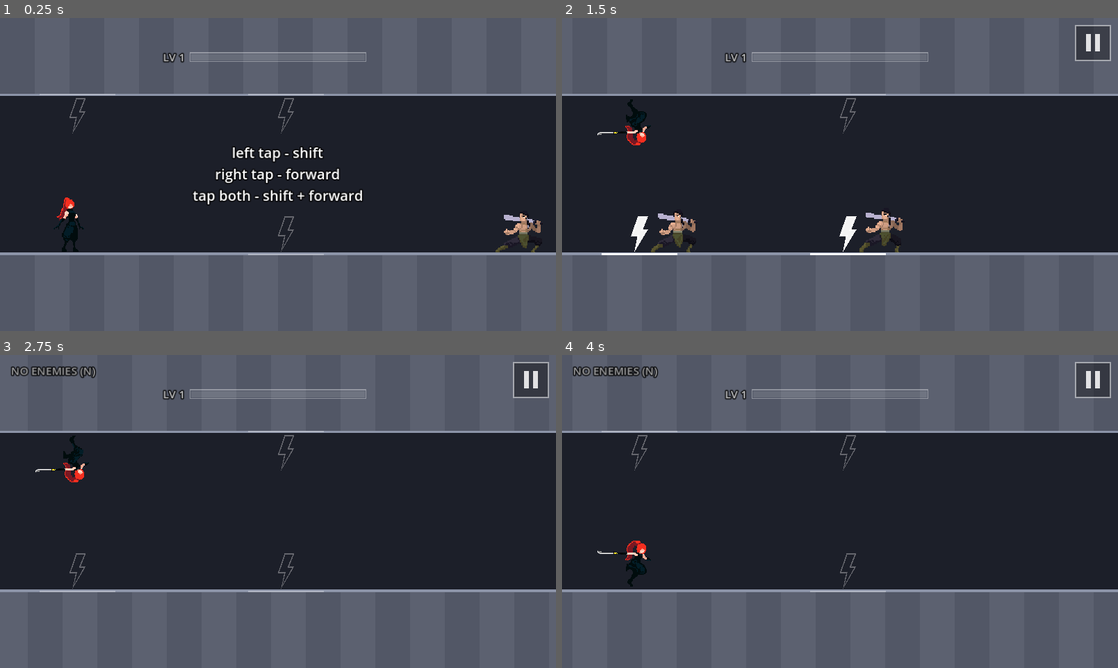
Above: before the commit, frames 1-4 (two rows, left to right).
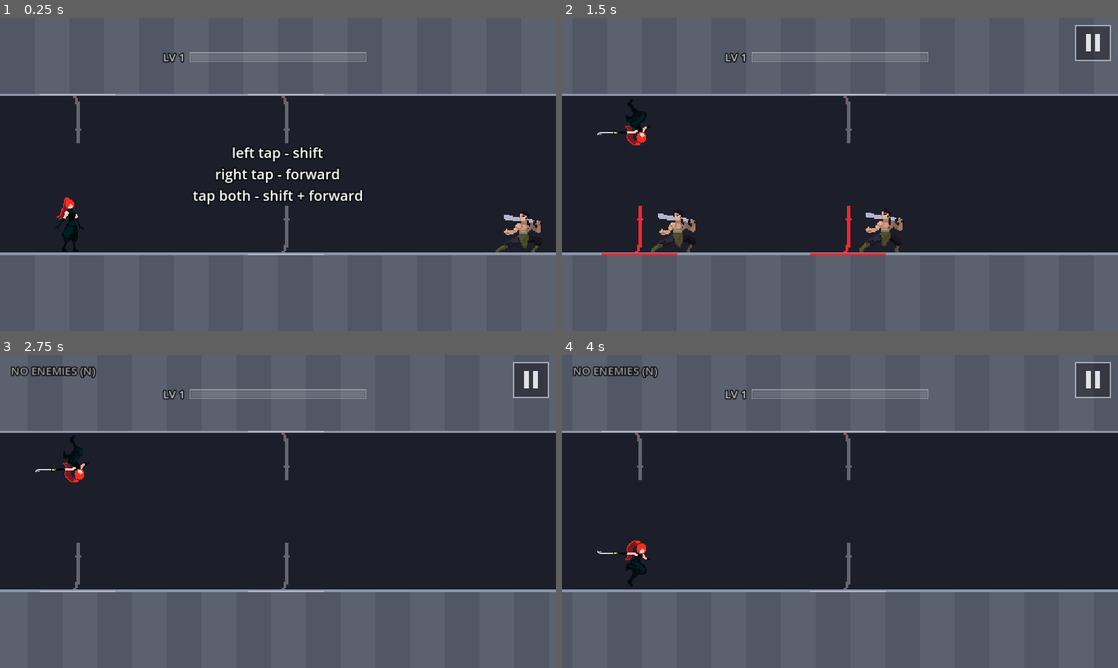
Above: after the commit, the same moments.

Repository: fredsbreads/game-off
Game: Godot game, scene res://scenes/main.tscn
Two runs of this game, one before a commit and one after it. Both use one fixed random seed, a clock stepped at 60 frames per second and the inputs below.
Inputs (mouse positions are in pixels of both pictures, inside the frame that each line leads up to):
- Up to frame 1 (0.25 s): no input
- Up to frame 2 (1.5 s): tap Enter at 0.5 s; move the mouse to (962, 158) at 0.52 s; hold K (tp_forward) 0.53-1.28 s; hold J (tp_vertical) 0.53-1.28 s; click (962, 158) at 0.67 s; move the mouse to (728, 190) at 1.27 s; tap Shift at 1.35 s
- Up to frame 3 (2.75 s): move the mouse to (333, 442) at 2.02 s; hold K (tp_forward) from 2.03 s (still down); tap N at 2.1 s
- Up to frame 4 (4 s): move the mouse to (812, 574) at 2.77 s; tap J (tp_vertical) at 2.85 s; click (812, 574) at 2.92 s; move the mouse to (1006, 558) at 3.52 s; release K (tp_forward) at 3.53 s; hold Shift from 3.53 s (still down)

The runs differ from the first frame. In frame 1, 0.4% of the frame differs, in the area x 12-53%, y 24-75%; in frame 2, 0.7%, in the area x 7-59%, y 24-76%; in frame 3, 0.4%; in frame 4, 0.4%.

Commit message:
Katana markers: plain, red when they'd slash, red drains during the freeze
Replaces the lightning bolts with katana silhouettes standing on their tip
where she'd throw the sword.

Diff:
--- a/scripts/main.gd
+++ b/scripts/main.gd
@@ -423,7 +423,8 @@
 	freeze_effect.set_state(1.0 if flashing else 0.0, 1.0 if chain_pause and not flashing else 0.0)
 	fx.frozen = paused and _pause_elapsed >= FX_FREEZE_AFTER
 	blood_fx.frozen = fx.frozen
-	player.markers_lit = chain_pause
+	# Lit markers drain during the "your move" freeze as the time runs out.
+	player.marker_fill = clampf(_hitstop / KILL_PAUSE, 0.0, 1.0) if chain_pause else 1.0
 	player.target_forward = _would_slash(Rules.Move.FORWARD)
 	player.target_vertical = _would_slash(Rules.Move.VERTICAL)
 	player.target_diagonal = _would_slash(Rules.Move.DIAGONAL)
--- a/scripts/player.gd
+++ b/scripts/player.gd
@@ -5,10 +5,10 @@
 ## the kunoichi sprite, the three landing markers (forward, across,
 ## diagonal) and, while SHOW_HITBOX is on, her hitbox.
 ##
-## Each marker is a lightning bolt at that teleport's landing spot, with a
-## line under it as wide as its kill zone. Hollow and dull by default; solid
-## ("lit") when that teleport would slash an enemy right now. In the "your
-## move" freeze the lit ones pulse.
+## Each marker is a katana silhouette at that teleport's landing spot, with a
+## line under it as wide as its kill zone. Plain by default; red ("lit") when
+## that teleport would slash an enemy right now. In the "your move" freeze
+## the red drains as the time to act runs out.
 
 # Show the hitbox outline over the sprite (for tuning; turn off for release).
 const SHOW_HITBOX := false
@@ -99,15 +99,17 @@
 	"attack": [ATTACK_SHEET, 0, ATTACK_COUNT, 0.0, false, ATTACK_FEET, ATTACK_FRAME],
 }
 
-const MARKER_READY := Color(1, 1, 1, 0.32)      # dull, can teleport
-const MARKER_COOLDOWN := Color(1, 1, 1, 0.12)   # dull, in the cooldown
-const MARKER_LIT := Color(1, 1, 1, 0.95)        # an enemy is in this teleport's kill zone
-const MARKER_LIT_PULSE_SPEED := 18.0            # lit markers pulse in the freeze
-const MARKER_SIZE := Vector2(0.5, 1.1)          # tiles (also the hitbox drawing's height)
-const BOLT_SIZE := Vector2(0.55, 0.95)          # tiles
-# The bolt's outline, in a 1x1 box (x right, y down).
-const BOLT := [Vector2(0.45, 0.0), Vector2(0.9, 0.0), Vector2(0.62, 0.4), Vector2(0.88, 0.4),
-	Vector2(0.28, 1.0), Vector2(0.45, 0.56), Vector2(0.12, 0.56)]
+# Teleport markers: a katana silhouette standing on its tip in the row it
+# lands in (where she'd throw the sword). Plain by default, red when that
+# teleport would slash an enemy. In the "your move" freeze the red drains
+# back toward the tip as the time to act runs out.
+const MARKER_READY := Color(1, 1, 1, 0.32)      # plain, can teleport
+const MARKER_COOLDOWN := Color(1, 1, 1, 0.12)   # plain, in the cooldown
+const MARKER_LIT := Color(0.95, 0.15, 0.2, 1.0) # an enemy is in this teleport's kill zone
+const MARKER_KATANA := preload("res://assets/sprites/marker_katana.png")  # tip up, hilt down
+const MARKER_KATANA_SCALE := 3.0
+const MARKER_SHADER := preload("res://shaders/marker.gdshader")
+const MARKER_SIZE := Vector2(0.5, 1.1)          # tiles (the hitbox drawing's height)
 const HITBOX_COLOR := Color(0.2, 1.0, 0.4, 0.9)
 
 var x := 0.0
@@ -115,14 +117,16 @@
 var cooldown := 0
 var running := false
 var alive := true
-var markers_lit := false   # the "your move" freeze: lit markers pulse
+# How much of a lit marker is red (1 = all). main.gd drains it during the
+# "your move" freeze.
+var marker_fill := 1.0
+var _markers: Array[Sprite2D] = []   # forward, vertical, diagonal
 # Which teleports would slash an enemy right now (main.gd sets these).
 var target_forward := false
 var target_vertical := false
 var target_diagonal := false
 var frozen := false      # kill pause: hold the current animation frame
 
-var _lit_time := 0.0
 var _striking := false    # showing a strike pose
 var _strike_time := 0.0
 const STRIKE_MIN := 0.035  # the pose shows at least this long (~2 frames)
@@ -147,6 +151,16 @@
 	_sprite.texture_filter = CanvasItem.TEXTURE_FILTER_NEAREST
 	_play("idle")
 	add_child(_sprite)
+
+	for i in 3:
+		var m := Sprite2D.new()
+		m.texture = MARKER_KATANA
+		m.texture_filter = CanvasItem.TEXTURE_FILTER_NEAREST
+		var mat := ShaderMaterial.new()
+		mat.shader = MARKER_SHADER
+		m.material = mat
+		add_child(m)
+		_markers.append(m)
 
 	_arc_material = ShaderMaterial.new()
 	_arc_material.shader = ARC_SHADER
@@ -367,7 +381,6 @@
 
 
 func _process(delta: float) -> void:
-	_lit_time = _lit_time + delta if markers_lit else 0.0
 	position = Vector2(x * Rules.TILE, Rules.surface_y(row)) + _death_offset
 	# On the ceiling the whole player (sprite and markers) is upside down.
 	scale.y = -1.0 if row == Rules.Row.CEILING else 1.0
@@ -393,55 +406,48 @@
 
 
 func _draw() -> void:
+	for m in _markers:
+		m.visible = alive
 	if not alive:
 		return
 	var t := Rules.TILE
-	var h := MARKER_SIZE.y * t
 	# In local coordinates the other row is always ROW_GAP "up" (-y): when
 	# the player is flipped onto the ceiling, that maps down to the floor.
 	var gap := Rules.ROW_GAP * t
 
 	var fwd := Rules.FORWARD * t
-	# The line under each bolt spans that teleport's landing zone: an enemy
+	# The line under each katana spans that teleport's landing zone: an enemy
 	# touching it dies if you make that move now.
 	var zf := Rules.marker_zone(Rules.Move.FORWARD) * t
 	var zv := Rules.marker_zone(Rules.Move.VERTICAL) * t
 	var zd := Rules.marker_zone(Rules.Move.DIAGONAL) * t
-	# Forward: same row.
-	_draw_marker(fwd - zf.x, fwd + zf.y, -h, 3.0, target_forward)
-	# Vertical and diagonal: the other row (hanging from its surface).
-	_draw_marker(-zv.x, zv.y, -gap, -gap - 3.0, target_vertical)
-	_draw_marker(fwd - zd.x, fwd + zd.y, -gap, -gap - 3.0, target_diagonal)
-
-
-## A bolt over the kill zone [x0, x1]; body_top = the top of a body standing
-## in that row (local y), line_y = where the zone line goes.
-func _draw_marker(x0: float, x1: float, body_top: float, line_y: float, lit: bool) -> void:
-	var t := Rules.TILE
-	var color := MARKER_READY if cooldown == 0 else MARKER_COOLDOWN
-	if lit:
-		color = MARKER_LIT
-		if markers_lit:
-			color.a *= 0.75 + 0.25 * cos(_lit_time * MARKER_LIT_PULSE_SPEED)
-	var size := BOLT_SIZE * t
+	# Forward: same row. Vertical and diagonal: the other row.
+	_draw_marker(0, fwd - zf.x, fwd + zf.y, 0.0, 3.0, target_forward)
+	_draw_marker(1, -zv.x, zv.y, -gap, -gap - 3.0, target_vertical)
+	_draw_marker(2, fwd - zd.x, fwd + zd.y, -gap, -gap - 3.0, target_diagonal)
+
+
+## Marker i over the kill zone [x0, x1]; surface_y = that row's surface
+## (local y; the other row is "up", -gap), line_y = where the zone line goes.
+func _draw_marker(i: int, x0: float, x1: float, surface_y: float, line_y: float, lit: bool) -> void:
+	var plain := MARKER_READY if cooldown == 0 else MARKER_COOLDOWN
 	var cx := (x0 + x1) * 0.5
-	# Centred in the body's height (MARKER_SIZE.y tall from body_top).
-	var top := body_top + (MARKER_SIZE.y * t - size.y) * 0.5
-	var points := PackedVector2Array()
-	# On the ceiling the whole player node is flipped upside down; flip the
-	# bolt back so it always reads upright on screen.
-	var upright := row == Rules.Row.CEILING
-	for p in BOLT:
-		var v: Vector2 = p
-		var vy := 1.0 - v.y if upright else v.y
-		points.append(Vector2(cx - size.x * 0.5 + v.x * size.x, top + vy * size.y))
-	if lit:
-		draw_colored_polygon(points, color)
-	var outline := points.duplicate()
-	outline.append(points[0])
-	draw_polyline(outline, color, 3.0 if lit else 2.0)
+	# The katana stands on its tip on that row's surface, hilt toward the
+	# middle of the corridor: in her own row the tip points down (+y), in
+	# the other row up (-y). The image has the tip at the top.
+	var m := _markers[i]
+	var s := MARKER_KATANA_SCALE
+	var half_h := MARKER_KATANA.get_height() * s * 0.5
+	var own_row := surface_y == 0.0
+	m.scale = Vector2(s, -s if own_row else s)
+	m.position = Vector2(cx, surface_y - half_h if own_row else surface_y + half_h)
+	var mat := m.material as ShaderMaterial
+	mat.set_shader_parameter("plain", plain)
+	mat.set_shader_parameter("lit", MARKER_LIT)
+	mat.set_shader_parameter("fill", marker_fill if lit else 0.0)
+	var line_color := MARKER_LIT if lit else plain
 	var half := (x1 - x0) * 0.5 + 4.0
-	draw_line(Vector2(cx - half, line_y), Vector2(cx + half, line_y), color, 4.0 if lit else 3.0)
+	draw_line(Vector2(cx - half, line_y), Vector2(cx + half, line_y), line_color, 4.0 if lit else 3.0)
 
 
 ## The hitbox as the rules use it: you collide with an enemy in your row if
--- /dev/null
+++ b/shaders/marker.gdshader
@@ -0,0 +1,17 @@
+shader_type canvas_item;
+// A teleport marker: the katana's silhouette. Plain by default; the part
+// within `fill` of the tip (0 = none, 1 = all) is `lit`. During the "your
+// move" freeze the fill drains toward the tip as time runs out.
+
+uniform vec4 plain : source_color = vec4(1.0, 1.0, 1.0, 0.32);
+uniform vec4 lit : source_color = vec4(0.95, 0.15, 0.2, 1.0);
+uniform float fill = 0.0;
+
+void fragment() {
+	float a = texture(TEXTURE, UV).a;
+	if (a == 0.0) {
+		discard;
+	}
+	// The image has the tip at the top (UV.y = 0) and the hilt at the bottom.
+	COLOR = UV.y <= fill ? lit : plain;
+}
Binary file added: assets/sprites/marker_katana.png
Not shown, added: assets/sprites/marker_katana.png.import
